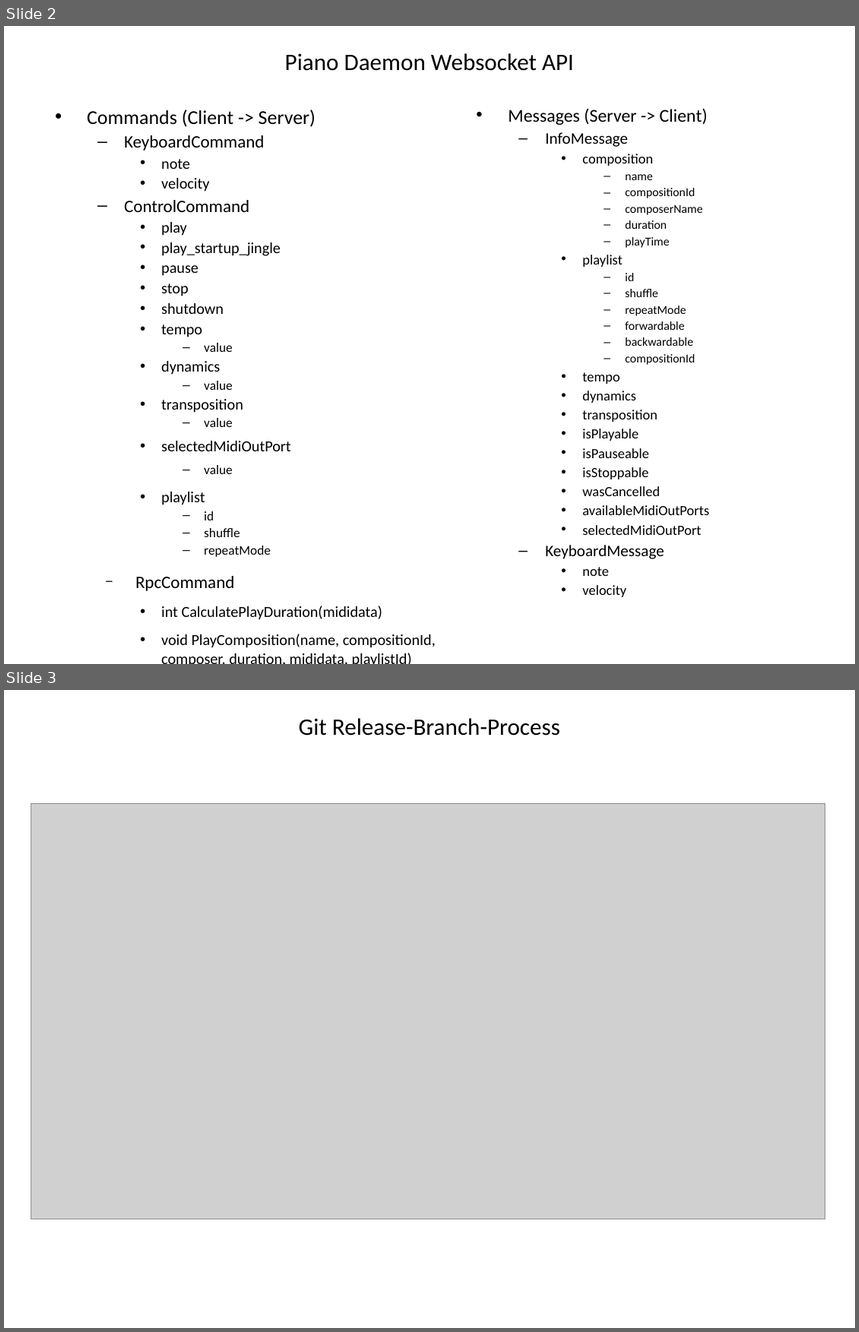
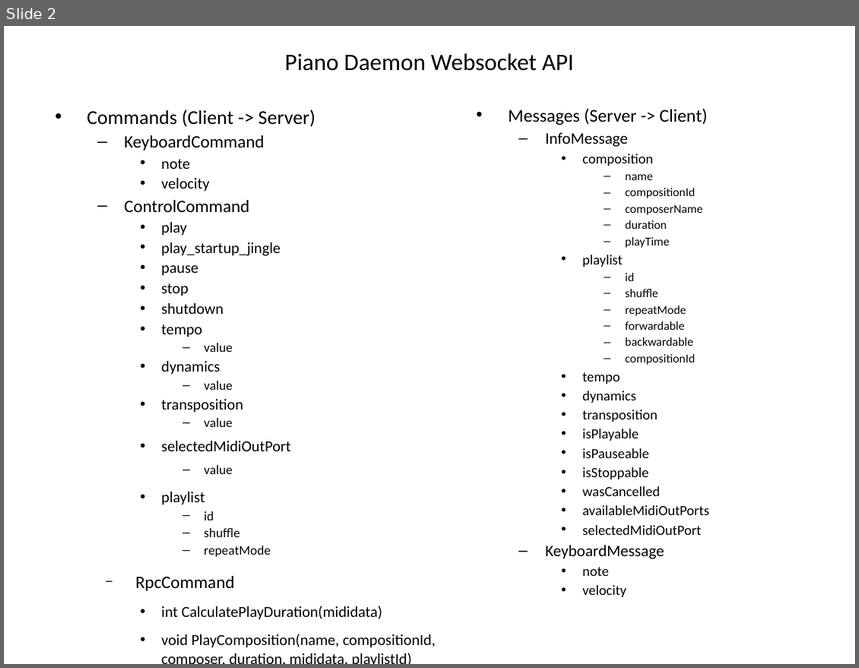
Before and after one commit to NHuffschmid/depinus, a slide deck: architecture.odp. Shown one above the other, each under a label of ours: slides 2 and 3 before the commit, slide 2 after it. The pictures are 859x1332 and 859x668 pixels, drawn with LibreOffice and Linux fonts; fonts in the diff are those of the drawing; grey boxes stand for pictures. Boxes give left, top, right and bottom in pixels: in the first picture for what was removed or moved away, otherwise in the second. Text is boxed around its words. In the diff, an @@ line names an element or a change of style, - is before the commit and + after.

Commit message:
removed git process from architecture doc

```diff
--- a/architecture.odp
+++ b/architecture.odp
@@ slide 3 removed at [4,690,855,1328], background #FFFFFF @@
@@ title removed at [299,718,560,736] @@
-Git Release-Branch-Process
@@ picture removed at [31,804,825,1220] @@
```
Also in this commit, not shown: 1 other file.
